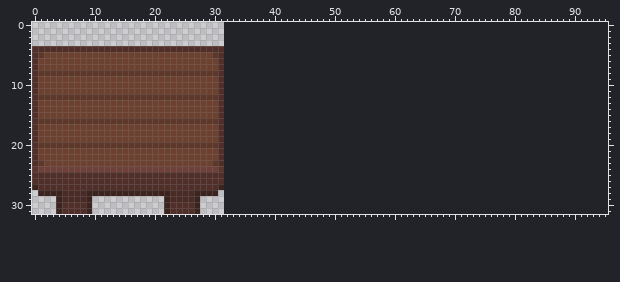
A sprite sheet gets an edit: src/traps/1x1block/table.png. That is the earlier state.
The file is 32x32 pixels. Colours within 5 levels of each other are drawn and written as one. The old version is drawn lined up with the new one, on the new canvas.
The result:
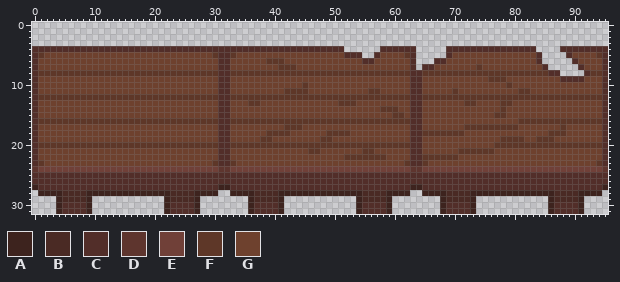
Palette (. is transparent): A #3d231e  B #4a2a24  C #522e29  D #5e352e  E #704038  F #5e3728  G #6e412e
The edit:
canvas 32x32 -> 96x32
y 4: x 32..51 .................... -> CCCCCCCCCCCCCCCCCCCC; x 58..63 ...... -> CCCCCC; x 69..83 ............... -> CCCCCCCCCCCCCCC; x 88..95 ........ -> CCCCCCCC
y 5: x 32..54 ....................... -> CFGGGGGGGGGGGGGGGGGGCCC; x 57..63 ....... -> CGGGGFC; x 69..84 ................ -> CGGGGGGGGGGGGGGC; x 89..95 ....... -> CGGGGFC
y 6: x 32..63 ................................ -> CGGGGGGFFFGGGGGGGGGGGGGCCGGGGGGC; x 67..84 .................. -> CCGGGGGGGGGGGGGGGC; x 90..95 ...... -> CGGGGC
y 7: x 32..63 ................................ -> CGGGGGGGGFFFGGGGGGGGGGGGGGGGGGGC; x 65..85 ..................... -> CCGGGGGGGFGGGGGGGGGGC; x 91..95 ..... -> CGGGC
y 8: x 32..87 ........................................................ -> CFFFFFFFFFFFFFFFFFFFFFFFFFFFFFFCCFFFFFFFFFFFFFFFFFFFFFCC; x 92..95 .... -> CFFC
y 9: x 32..95 ................................................................ -> CGGGGGGGGGGGGGGGGGGGGGGGGGGGGGGCCGGGGGGGGGGGFFFGGGGGGGGGCCCCGGGC
y 10: x 32..95 ................................................................ -> CGGGGGGGGGGGGFGGGGGGGGGGGGGGGGGCCGGGGGGGGGGGGGGFGGGGGGGGGGGGGGGC
y 11: x 32..95 ................................................................ -> CGGGGGGGGGFFFFGGGGGGGGGGFFGGGGGCCGGGGGFGGGGGGGGGGFFGGGGGGGGGGGGC
y 12: x 32..95 ................................................................ -> CFFFFFFFFFFFFFFFFFFFFFFFFFFFFFFCCFFFFFFFFFFFFFFFFFFFFFFFFFFFFFFC
y 13: x 32..95 ................................................................ -> CGGGFFGGGGGGGGGGGGGFFFGGGGGGGGGCCGGGGGGGFFGGGGFFGGGGGGGGGGGGGGGC
y 14: x 32..95 ................................................................ -> CGGGGGGGGGGGGGGGGGGGGGGGGGFFFGGCCGGGGGGGGGGGGGFGGGGGGGGGGGGGGGGC
y 15: x 32..95 ................................................................ -> CGGGGGGGGGGGGGGGGGGGGGGGGGGGFFGCCGGGGGGGGGGGGFFGGGGGGGGGGGGGGGGC
y 16: x 32..95 ................................................................ -> CFFFFFFFFFFFFFFFFFFFFFFFFFFFFFFCCGGGGGGGGGGGGGGGGFFFFFFFFFFFFFFC
y 17: x 32..95 ................................................................ -> CGGGGGGGGGFFFGGGGGGGGGGGGGGGGGGCCGGGGGGGFFFFFFFFFGGGGGGGFGGGGGGC
y 18: x 32..95 ................................................................ -> CGGGGGGFFFFGGGGGGFFFFGGGGGGGGGGCCFFFFFFFGGGGGGGGGGGGGGFFFGGGGGGC
y 19: x 32..95 ................................................................ -> CGGGGGFFGGGGGGGGFFGGGGGGGGGGGGGCCGGGGGGGGGGGGGFFFFGGFFFGGGGGGGGC
y 20: x 32..95 ................................................................ -> CFFFFFFFFFFFFFFFFFFFFFFFFFFFFFFCCGGGGGGGGGGGGFFFFFFFFFFFFFFFFFFC
y 21: x 32..95 ................................................................ -> CGGGGGGGGGGGGGFFGGGGGGGFFGGGGGGCCGGGGGGFFFFFFGGGGGGGGGGGGGGGGGGC
y 22: x 32..95 ................................................................ -> CGGGGGGGGGGGGGGGGGGGFFFFFFFGGGGCCFFFFFFGGGGGGGGGGGGGGGGGGGGGGGGC
y 23: x 32..95 ................................................................ -> CFGGGGGGGGGGGGGGGGGGGGGGGGGGGGFCCFGGGGGGGGGGGGGGGGGGGGGGGGGGGGFC
y 24: x 32..95 ................................................................ -> DEEEEEEEEEEEEEEEEEEEEEEEEEEEEEEDDEEEEEEEEEEEEEEEEEEEEEEEEEEEEEED
y 25..26: x 32..95 ................................................................ -> CCCCCCCCCCCCCCCCCCCCCCCCCCCCCCCCCCCCCCCCCCCCCCCCCCCCCCCCCCCCCCCC
y 27: x 32..95 ................................................................ -> ACCCCCCCCCCCCCCCCCCCCCCCCCCCCCCAACCCCCCCCCCCCCCCCCCCCCCCCCCCCCCA
y 28: x 33..62 .............................. -> AAAABBBBAAAAAAAAAAAAAABBBBAAAA; x 65..94 .............................. -> AAAABBBBAAAAAAAAAAAAAABBBBAAAA
y 29: x 36..41 ...... -> ABBBBA; x 54..59 ...... -> ABBBBA; x 68..73 ...... -> ABBBBA; x 86..91 ...... -> ABBBBA
y 30..31: x 36..41 ...... -> ACCCCA; x 54..59 ...... -> ACCCCA; x 68..73 ...... -> ACCCCA; x 86..91 ...... -> ACCCCA
Where, in picture pixels (left, top, right, bottom), the same in both pictures:
added: (224, 46, 608, 214)
